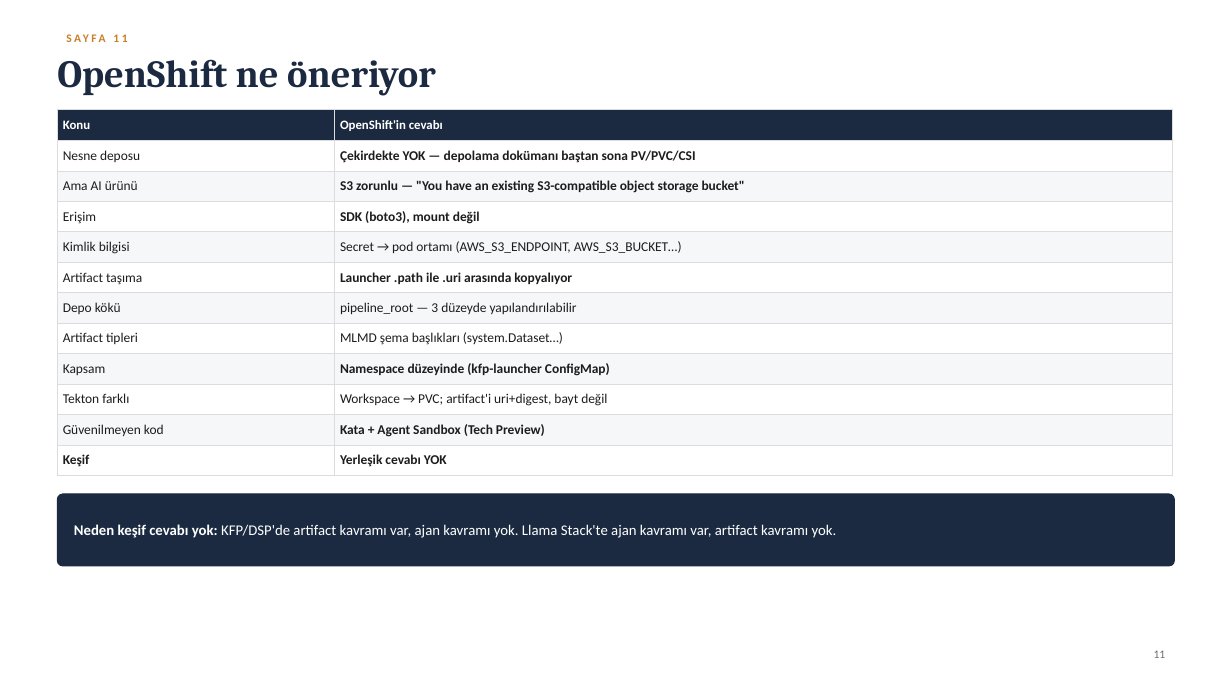
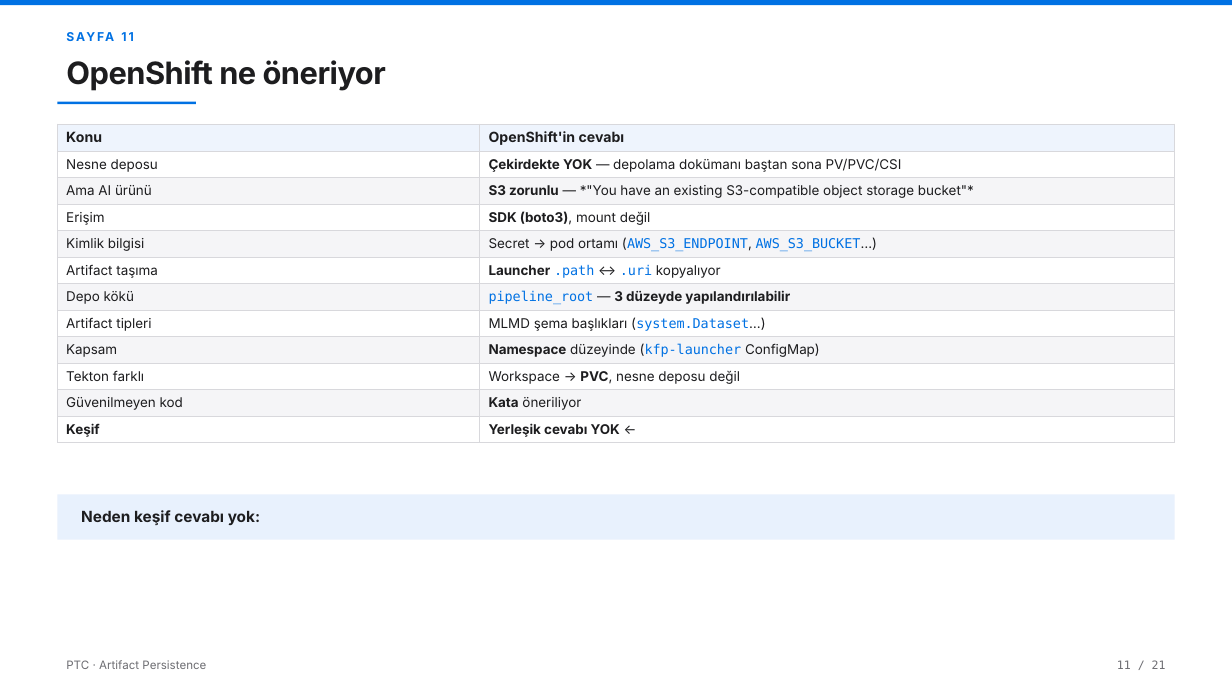
Before and after one commit to AltanReisoglu/Data-Science-Reports, a slide deck: slide 14 of ptc_art/PTC_Sunum_Karsilastirma.pptx (slide 12 before the commit). Drawn at 1232x693 pixels with LibreOffice and Linux fonts; fonts in the diff are those of the drawing. Boxes give left, top, right and bottom in pixels: in the first picture for what was removed or moved away, otherwise in the second. Text is boxed around its words. In the diff, an @@ line names an element or a change of style, - is before the commit and + after.

```diff
--- a/ptc_art/PTC_Sunum_Karsilastirma.pptx
+++ b/ptc_art/PTC_Sunum_Karsilastirma.pptx
@@ rectangle added at (x1=0, y1=0, x2=1232, y2=6), fill #0071E3 @@
@@ text "SAYFA 11" at (x1=57, y1=26, x2=372, y2=48): size 9 to 9.5 pt, font Calibri to Inter, text colour #C87F26 to #0071E3, letter spacing 2 to 1.6 pt @@
@@ text "OpenShift ne öneriyor" at (x1=66, y1=60, x2=386, y2=91): size 30 to 24 pt, font Cambria to Inter, text colour #1B2A41 to #1D1D1F, letter spacing 0 to -0.4 pt @@
@@ rectangle added at (x1=57, y1=102, x2=196, y2=104), fill #0071E3 @@
@@ table at (x1=57, y1=124, x2=1175, y2=441) @@
@@ row 3, column 2: "S3 zorunlu — "You have an existing S3-compatible object storage bucket"" to "S3 zorunlu — *"You have an existing S3-compatible object storage bucket"*" @@
-row 6, column 2: Launcher .path ile .uri arasında kopyalıyor
+row 6, column 2: Launcher .path ↔ .uri kopyalıyor
-row 10, column 2: Workspace → PVC; artifact'i uri+digest, bayt değil
+row 10, column 2: Workspace → PVC, nesne deposu değil
-row 11, column 2: Kata + Agent Sandbox (Tech Preview)
+row 11, column 2: Kata öneriliyor
-row 12, column 2: Yerleşik cevabı YOK
+row 12, column 2: Yerleşik cevabı YOK ←
@@ fill #1B2A41 to #EEF4FD in row 1 @@
@@ fill #F6F7F9 to #F5F5F7 in 10 cells @@
@@ size 10 to 11 pt, text colour #FFFFFF to #1D1D1F in "Konu", "OpenShift'in cevabı" @@
@@ font Calibri to Inter in "Konu", "OpenShift'in cevabı", "Nesne deposu", "Çekirdekte YOK — depolama dokümanı baştan sona ..." and 15 more places @@
@@ bold off in "— depolama dokümanı baştan sona PV/PVC/CSI", "(boto3), mount değil", "düzeyinde (kfp-launcher ConfigMap)" @@
@@ font Calibri to DejaVu Sans Mono, text colour #1D1D1F to #0071E3 in "(AWS_S3_ENDPOINT, AWS_S3_BUCKET…)", "pipeline_root", "(system.Dataset…)", "(kfp-launcher" @@
@@ bold on in "3 düzeyde yapılandırılabilir" @@
@@ borders changed @@
@@ table resized from (x1=57, y1=109, x2=1173, y2=471) to (x1=57, y1=124, x2=1175, y2=441) @@
@@ rounded rectangle removed at (x1=57, y1=494, x2=1175, y2=567) @@
@@ rectangle added at (x1=57, y1=494, x2=1175, y2=540), fill #E8F1FD @@
@@ text at (x1=81, y1=510, x2=260, y2=525): text changed; size 11.5 to 12 pt; font Calibri to Inter; text colour #FFFFFF to #1D1D1F; bold on @@
-Neden keşif cevabı yok: KFP/DSP'de artifact kavramı var, ajan kavramı yok. Llama Stack'te ajan kavramı var, artifact kavramı yok.
+Neden keşif cevabı yok:
@@ text added at (x1=66, y1=660, x2=206, y2=669), 9 pt, text #6E6E73 @@
+PTC · Artifact Persistence
@@ text at (x1=1117, y1=660, x2=1166, y2=669): text changed; font Calibri to DejaVu Sans Mono @@
-11
+11 / 21
```
Also in this commit, not shown: 15 other slides changed, 12 slides added, 1 slide removed, 2 other files.
